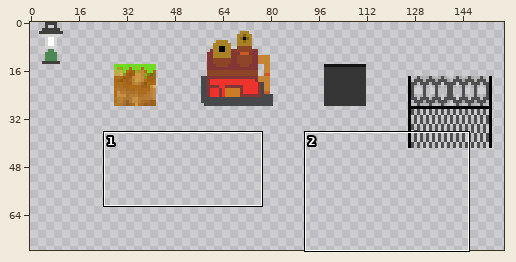
A sprite sheet gets an edit: SciFiSynthesize/assets/images/OutdoorTileset.png. The first picture is a wide view before the edit; the outline marks the close-up.
Close-up. Before the commit:
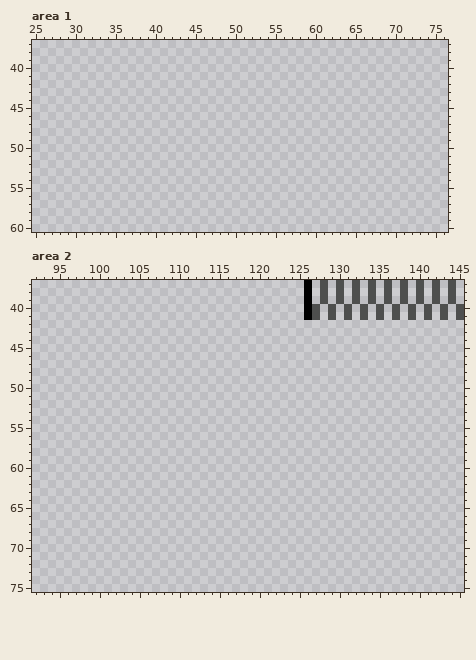
The file is 200x200 pixels. Pixels under 10% opacity are left out. Colours within 5 levels of each other are drawn and written as one. Shown: area 1: x 25..76, y 37..60; area 2: x 92..145, y 37..75. The wide view leaves out empty margins.
New version:
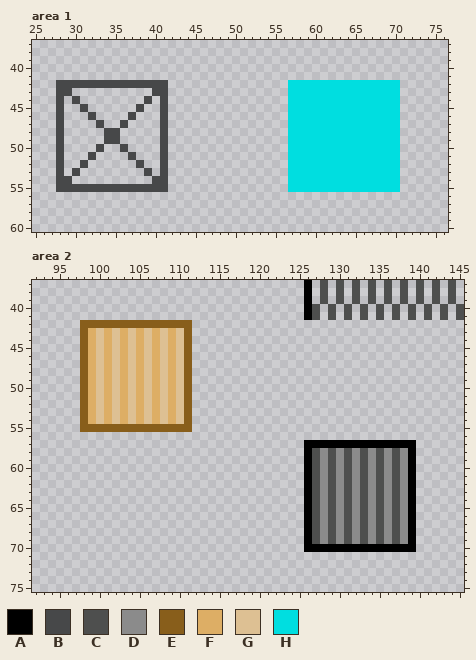
Palette (. is transparent): A #000000  B #474849  C #4e4f4e  D #8b8b8b  E #885e1b  F #ddae65  G #ddc093  H #00dee0
Difference:
Area 1:
The edit adds colour B in row 42 at x 28 to 41; in row 43 at x 28 to 29 and 40 to 41; in row 44 at x 28, 30, 39 and 41; in row 45 at x 28, 31, 38 and 41; in row 46 at x 28, 32, 37 and 41; in row 47 at x 28, 33, 36 and 41.
The edit adds colour B in rows 48 to 49 at x 28, 34 to 35 and 41; in row 50 at x 28, 33, 36 and 41; in row 51 at x 28, 32, 37 and 41; in row 52 at x 28, 31, 38 and 41; in row 53 at x 28, 30, 39 and 41; in row 54 at x 28 to 29 and 40 to 41.
The edit adds colour B in row 55 at x 28 to 41.
The edit adds colour H in rows 42 to 55 at x 57 to 70.
Area 2:
The edit adds colour A in row 57 at x 126 to 139; in rows 58 to 69 at x 126 and 139; in row 70 at x 126 to 139.
The edit adds colour C in rows 58 to 69 at x 127, 129, 131, 133, 135 and 137.
The edit adds colour D in rows 58 to 69 at x 128, 130, 132, 134, 136 and 138.
The edit adds colour E in row 42 at x 98 to 111; in rows 43 to 54 at x 98 and 111; in row 55 at x 98 to 111.
The edit adds colour F in rows 43 to 54 at x 99, 101, 103, 105, 107 and 109.
The edit adds colour G in rows 43 to 54 at x 100, 102, 104, 106, 108 and 110.
